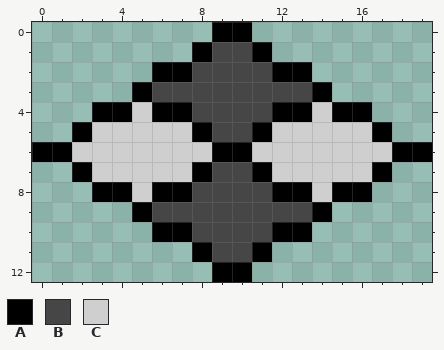
Pixel-art sprite, stored at data/img/floor.png. That is the earlier state.
The file is 20x13 pixels.
Palette (. is transparent): A #000000  B #464646  C #cfcfcf
Pixels before, first column x 0:
 0 .........AA.........
 1 ........ABBA........
 2 ......AABBBBAA......
 3 .....ABBBBBBBBA.....
 4 ...AACAABBBBAACAA...
 5 ..ACCCCCABBACCCCCA..
 6 AACCCCCCCAACCCCCCCAA
 7 ..ACCCCCABBACCCCCA..
 8 ...AACAABBBBAACAA...
 9 .....ABBBBBBBBA.....
10 ......AABBBBAA......
11 ........ABBA........
12 .........AA.........
New version:
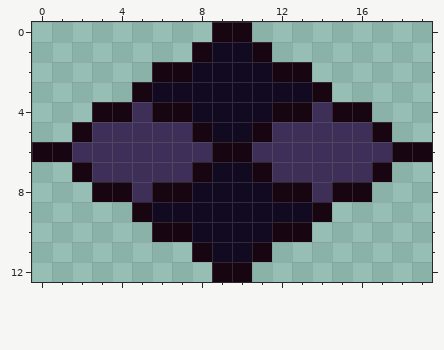
Diff:
colour A: #000000 -> #170511
colour B: #464646 -> #120a20
colour C: #cfcfcf -> #3e2f58
Pixel boxes of the changes (left, top, right, bottom) in both pictures:
changed: (32, 22, 432, 282)
